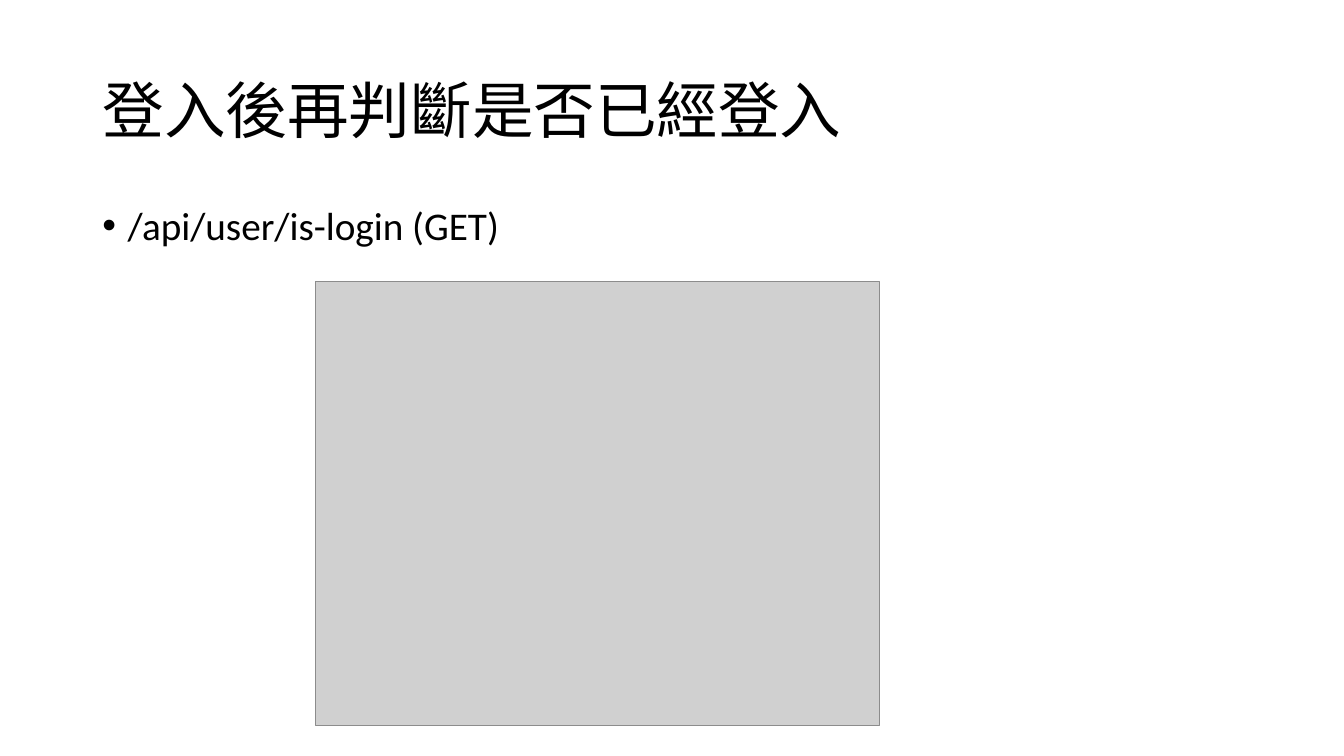
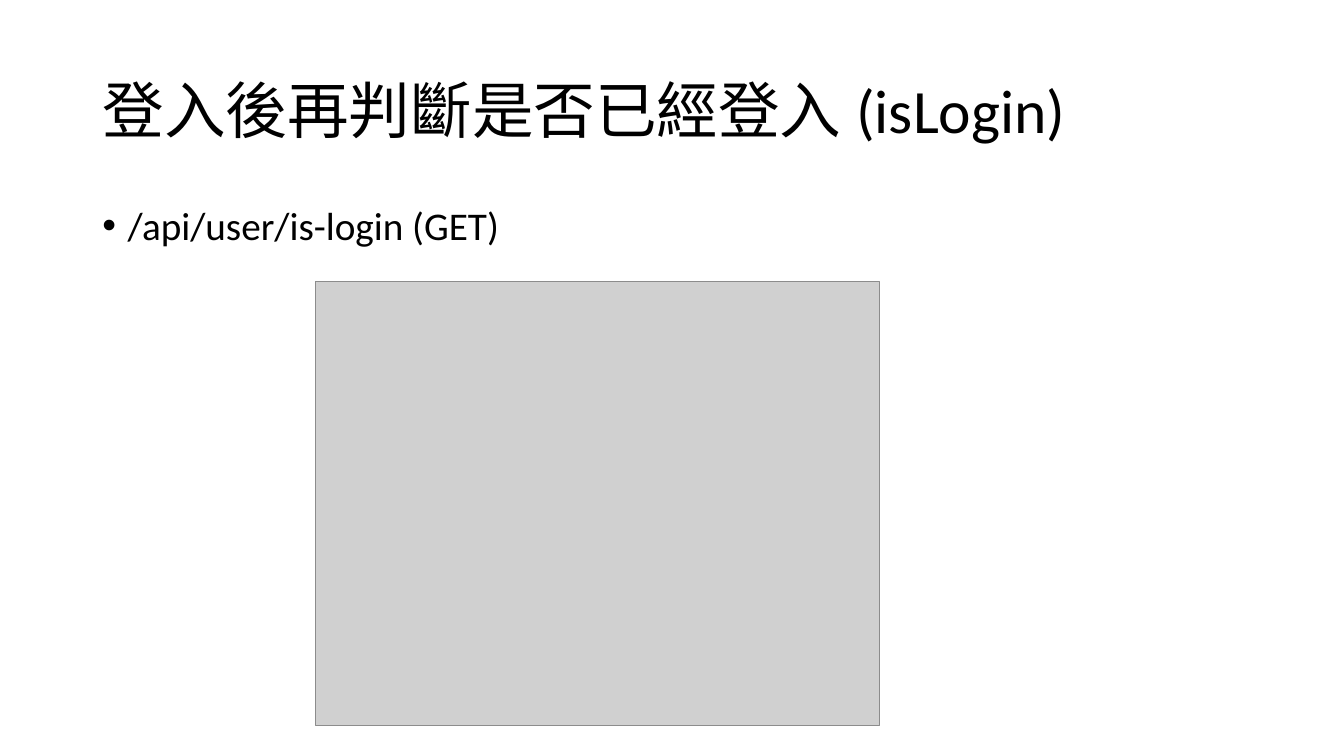
Before and after one commit to ariel055132/Spring, a slide deck: slide 10 of simpleLogin/SpringBoot用戶註冊登入功能.pptx (slide 7 before the commit). Drawn at 1344x756 pixels with LibreOffice and Linux fonts; fonts in the diff are those of the drawing; grey boxes stand for pictures. Boxes give left, top, right and bottom in pixels: in the first picture for what was removed or moved away, otherwise in the second. Text is boxed around its words. In the diff, an @@ line names an element or a change of style, - is before the commit and + after.

```diff
--- a/simpleLogin/SpringBoot用戶註冊登入功能.pptx
+++ b/simpleLogin/SpringBoot用戶註冊登入功能.pptx
@@ title at [102, 81, 1065, 144]: text changed @@
-登入後再判斷是否已經登入
+登入後再判斷是否已經登入 (isLogin)
```
Also in this commit, not shown: 2 other slides changed, 3 slides added.
